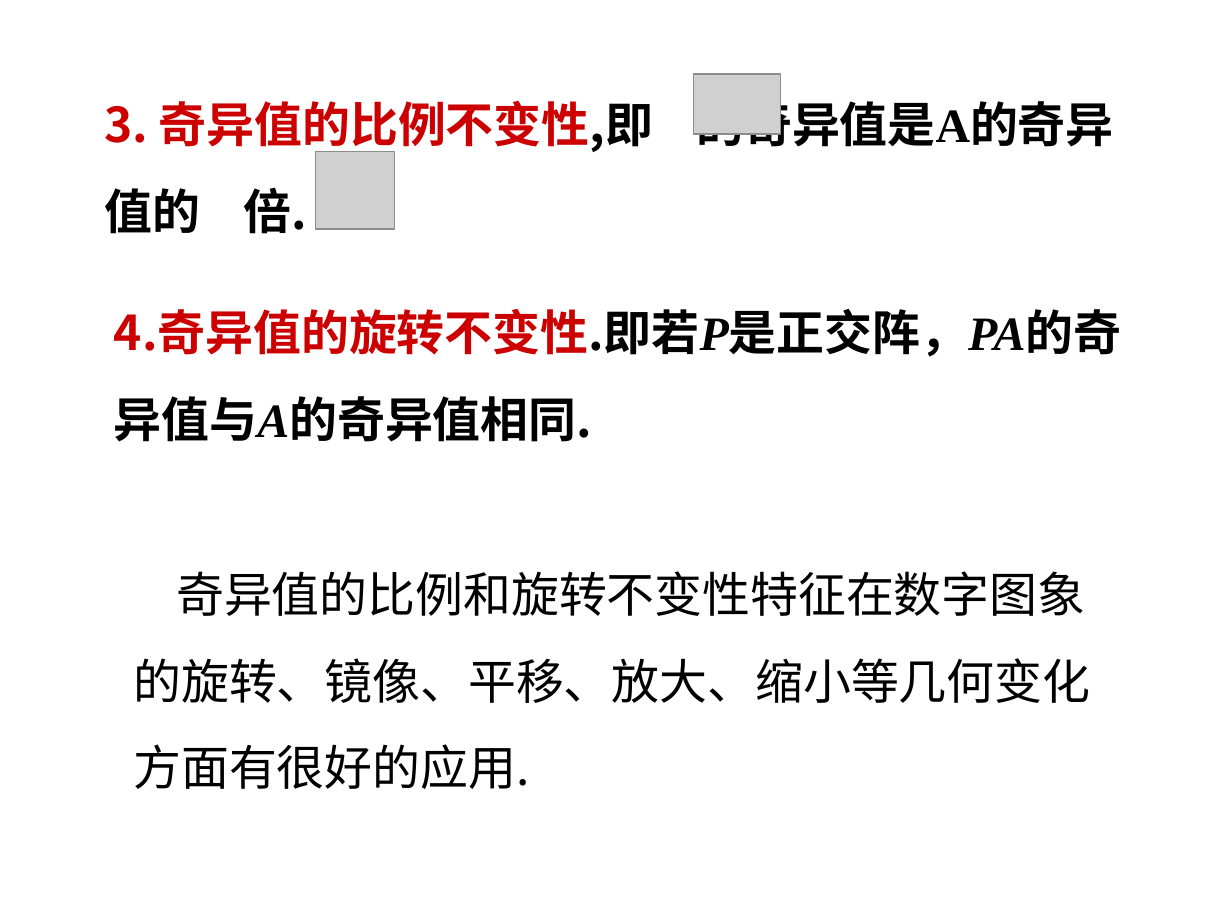
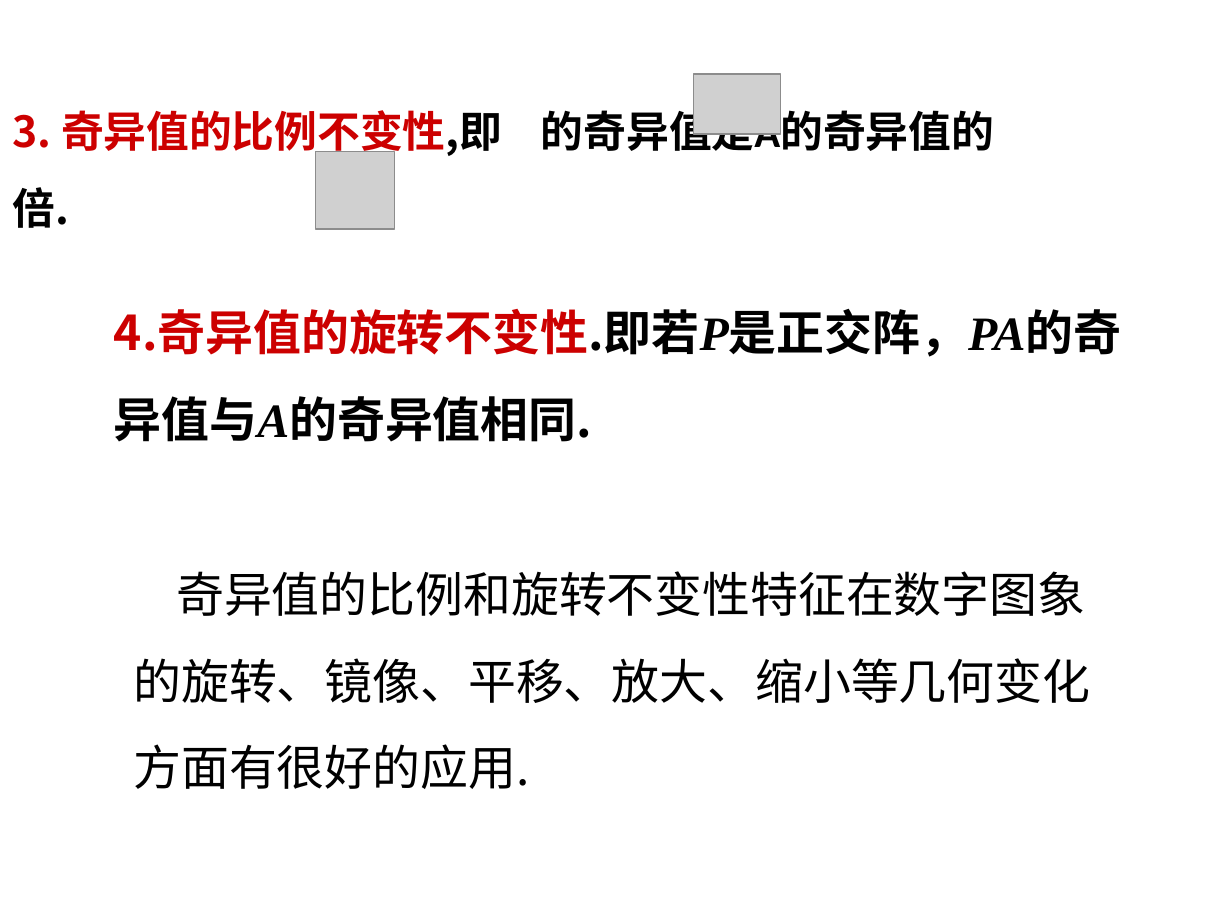
Before and after one commit to wykxwyc/wykxwyc_test, a slide deck: slide 22 of files/奇异值分解及应用.ppt. Drawn at 1232x924 pixels with LibreOffice and Linux fonts; fonts in the diff are those of the drawing; grey boxes stand for pictures; background and template pictures are left out. Boxes give left, top, right and bottom in pixels: in the first picture for what was removed or moved away, otherwise in the second. Text is boxed around its words. In the diff, an @@ line names an element or a change of style, - is before the commit and + after.

```diff
--- a/files/奇异值分解及应用.ppt
+++ b/files/奇异值分解及应用.ppt
@@ title "3. 奇异值的比例不变性,即 的奇异值是A的奇异值的 倍.": place and size @@
-title "3. 奇异值的比例不变性,即 的奇异值是A的奇异值的 倍." at [104, 93, 1113, 234]
+title "3. 奇异值的比例不变性,即 的奇异值是A的奇异值的 倍." at [12, 103, 994, 228]
@@ title "3. 奇异值的比例不变性,即 的奇异值是A的奇异值的 倍." at [12, 103, 994, 228]: size 28 to 25 pt; font Times New Roman to Calibri in "的奇异值是A的奇异值的" @@
```
Also in this commit, not shown: 16 other slides changed, 3 other files.
